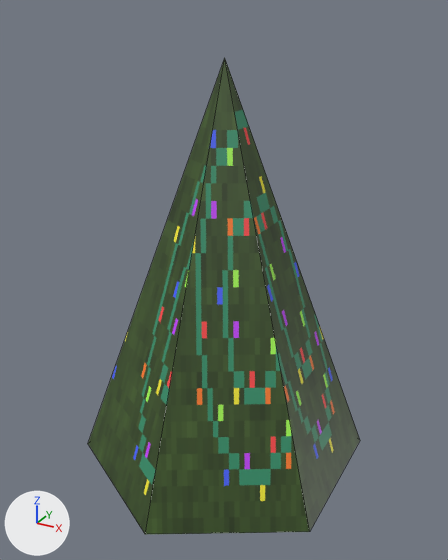
The Blender file House/Tree/Tree.blend: old version first, new version second.
Camera for both pictures: a 50 mm lens placed at (1.071, -1.952, 1.955), pointed at (-0.007, 0.008, 0.975). The lights are fixed; the arrows at lower left show +X, +Y and +Z. Mesh edges are drawn as thin lines.
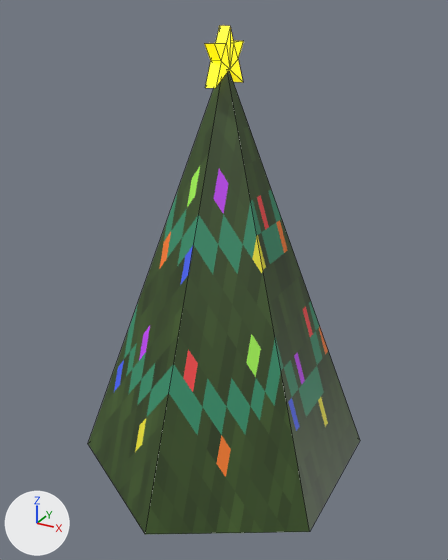
Location of each change, (x1, y1, x2, y2) in pixels of the pictures (448 x 560 px):
'Star', added (yellow): after (204, 25, 244, 88)
part 1 of me_cone, surface changed: before (88, 58, 360, 534); after (88, 71, 360, 534)

What changed in the scene script:
```text
Add mat_star:
    mat_star = principled_material('Star')
    mat_star.base_color = (0.8, 0.666, 0.0)  # yellow #e7d500
    mat_star.emission_color = (0.799, 0.665, 0.0)  # yellow #e7d500
    mat_star.emission_strength = 1.0
Change me_cone:
    where me_cone.from_pydata(...)  # 7 vertices, 7 faces; spans x -0.52..0.52, y -0.6..0.6, z -0.8..0.8
    used by ob_cone; location = (0.0, 0.0, 1.0)
    me_cone part 1: texture (UV) coordinates of 7 of 7 faces, centred in x -0.35..0.35, y -0.3..0.3, z -0.8..-0.27, changed; they spanned u -0.33..1.5, v 0.12..1.0 and now span u 0.0..1.0, v 0.12..1.0
Add me_plane:
    me_plane.from_pydata([(0.07, -0.102, -0.02), (0.125, -0.061, 0.02), (0.019, 0.0, -0.02), (0.207, -0.099, -0.02), (0.07, -0.102, 0.02), (0.073, -0.027, -0.02), (0.155, 0.0, -0.02), (0.019, 0.0, 0.02), (0.207, -0.099, 0.02), (0.125, -0.061, -0.02), (0.073, -0.027, 0.02), (0.155, 0.0, 0.02)], [], [(5, 6, 2), (0, 9, 5), (9, 6, 5), (6, 9, 3), (10, 7, 11), (4, 10, 1), (1, 10, 11), (11, 8, 1), (5, 2, 7, 10), (9, 0, 4, 1), (0, 5, 10, 4), (6, 3, 8, 11), (3, 9, 1, 8), (2, 6, 11, 7)])
    me_plane.materials.append(mat_star)  # yellow #e7d500
Add ob_star:
    ob_star = bpy.data.objects.new('Star', me_plane)
    ob_star.location = (0.0, 0.0, 1.919)
    ob_star.rotation_euler = (0.0, 1.571, 0.0)  # degrees (0, 90, 0)
    _m = ob_star.modifiers.new('Mirror', 'MIRROR')
    _m.use_axis = (False, True, False)
```
